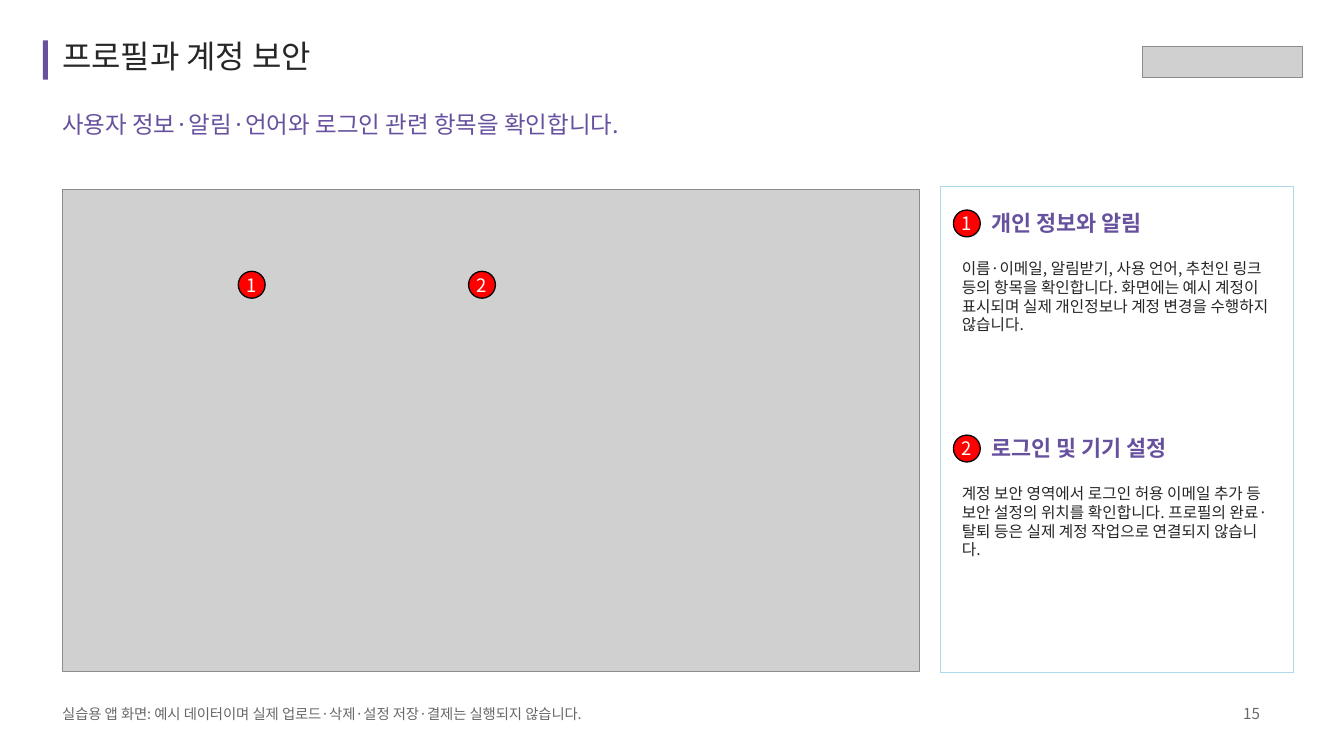
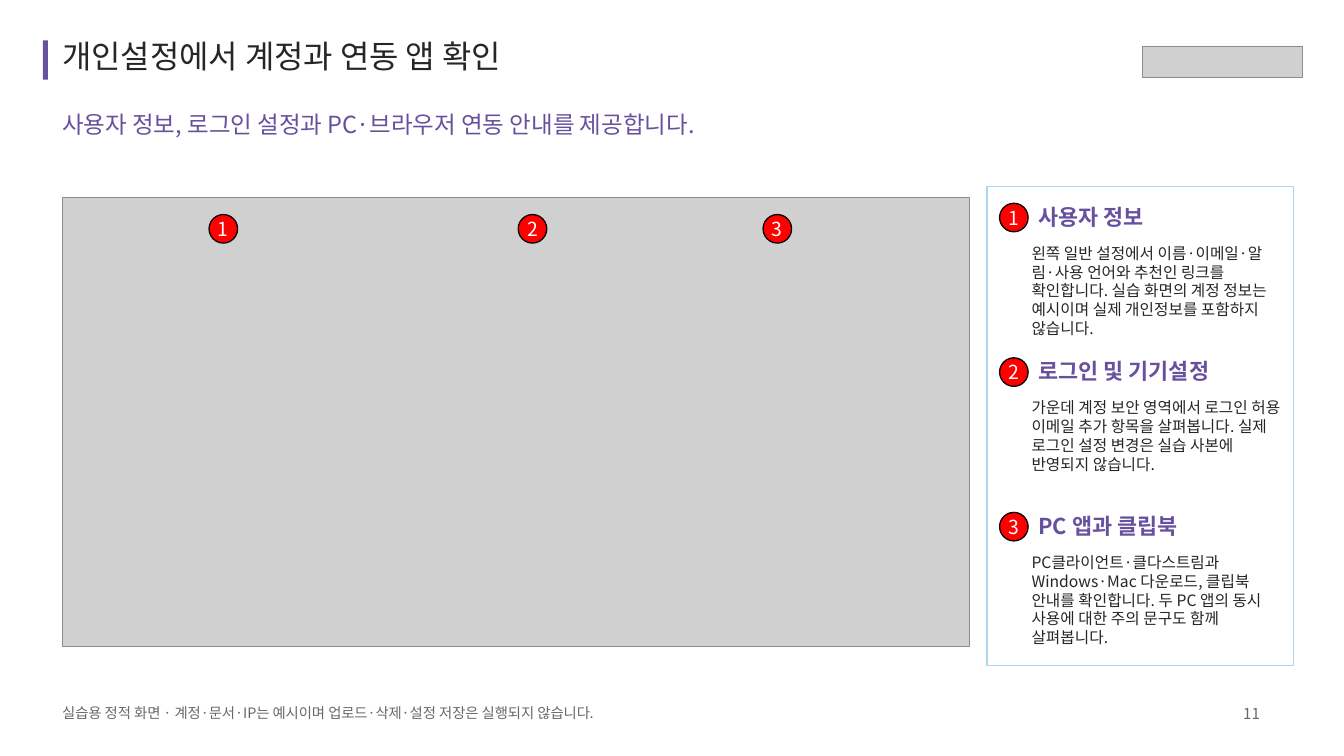
Before and after one commit to acmexii/cloudikehome, a slide deck: slide 11 of docs/cloudike-app-features.pptx (slide 15 before the commit). Drawn at 1344x756 pixels with LibreOffice and Linux fonts; fonts in the diff are those of the drawing; grey boxes stand for pictures. Boxes give left, top, right and bottom in pixels: in the first picture for what was removed or moved away, otherwise in the second. Text is boxed around its words. In the diff, an @@ line names an element or a change of style, - is before the commit and + after.

```diff
--- a/docs/cloudike-app-features.pptx
+++ b/docs/cloudike-app-features.pptx
@@ text at (x1=62, y1=41, x2=501, y2=71): text changed @@
-프로필과 계정 보안
+개인설정에서 계정과 연동 앱 확인
@@ text at (x1=62, y1=113, x2=695, y2=137): text changed @@
-사용자 정보·알림·언어와 로그인 관련 항목을 확인합니다.
+사용자 정보, 로그인 설정과 PC·브라우저 연동 안내를 제공합니다.
@@ picture resized from (x1=62, y1=189, x2=918, y2=672) to (x1=62, y1=198, x2=969, y2=647) @@
@@ rectangle resized from (x1=941, y1=186, x2=1294, y2=672) to (x1=987, y1=186, x2=1293, y2=665) @@
@@ rectangle at (x1=987, y1=186, x2=1293, y2=665): outline #AED8EC 0.75 pt to #AED8EC 1.13 pt @@
@@ ellipse "1" moved from (x1=953, y1=210, x2=980, y2=236) to (x1=1000, y1=203, x2=1028, y2=231) @@
@@ text at (x1=1038, y1=206, x2=1144, y2=227): text changed @@
-개인 정보와 알림
+사용자 정보
@@ ellipse "1" moved from (x1=238, y1=271, x2=264, y2=298) to (x1=209, y1=214, x2=237, y2=243) @@
@@ ellipse "2" moved from (x1=468, y1=271, x2=495, y2=298) to (x1=518, y1=214, x2=547, y2=243) @@
@@ ellipse added at (x1=763, y1=214, x2=791, y2=243), fill #FF0000, outline #000000 1.13 pt, 17.2 pt, text #FFFFFF @@
+3
@@ text at (x1=1032, y1=246, x2=1266, y2=336): text changed @@
-이름·이메일, 알림받기, 사용 언어, 추천인 링크 등의 항목을 확인합니다. 화면에는 예시 계정이 표시되며 실제 개인정보나 계정 변경을 수행하지 않습니다.
+왼쪽 일반 설정에서 이름·이메일·알림·사용 언어와 추천인 링크를 확인합니다. 실습 화면의 계정 정보는 예시이며 실제 개인정보를 포함하지 않습니다.
@@ size 16.5 to 17.2 pt in 4 elements at (x1=1000, y1=203, x2=1028, y2=231), (x1=209, y1=214, x2=237, y2=243), (x1=518, y1=214, x2=547, y2=243), (x1=1000, y1=358, x2=1028, y2=386) @@
@@ ellipse "2" moved from (x1=953, y1=435, x2=980, y2=462) to (x1=1000, y1=358, x2=1028, y2=386) @@
@@ text at (x1=1038, y1=360, x2=1210, y2=381): spaces changed @@
-로그인 및 기기 설정
+로그인 및 기기설정
@@ text at (x1=1032, y1=400, x2=1280, y2=472): text changed @@
-계정 보안 영역에서 로그인 허용 이메일 추가 등 보안 설정의 위치를 확인합니다. 프로필의 완료·탈퇴 등은 실제 계정 작업으로 연결되지 않습니다.
+가운데 계정 보안 영역에서 로그인 허용 이메일 추가 항목을 살펴봅니다. 실제 로그인 설정 변경은 실습 사본에 반영되지 않습니다.
@@ ellipse added at (x1=1000, y1=512, x2=1028, y2=540), fill #FF0000, outline #000000 1.13 pt, 17.2 pt, text #FFFFFF @@
+3
@@ text added at (x1=1038, y1=515, x2=1177, y2=536), 19.5 pt, text #67519E, bold @@
+PC 앱과 클립북
@@ text added at (x1=1032, y1=555, x2=1262, y2=645), 14 pt, text #262626 @@
+PC클라이언트·클다스트림과 Windows·Mac 다운로드, 클립북 안내를 확인합니다. 두 PC 앱의 동시 사용에 대한 주의 문구도 함께 살펴봅니다.
@@ text at (x1=62, y1=706, x2=593, y2=719): text changed @@
-실습용 앱 화면: 예시 데이터이며 실제 업로드·삭제·설정 저장·결제는 실행되지 않습니다.
+실습용 정적 화면 · 계정·문서·IP는 예시이며 업로드·삭제·설정 저장은 실행되지 않습니다.
@@ text at (x1=1243, y1=708, x2=1260, y2=719): text changed @@
-15
+11
```
Also in this commit, not shown: 10 other slides changed, 1 slide added, 17 slides removed, 17 other files.
